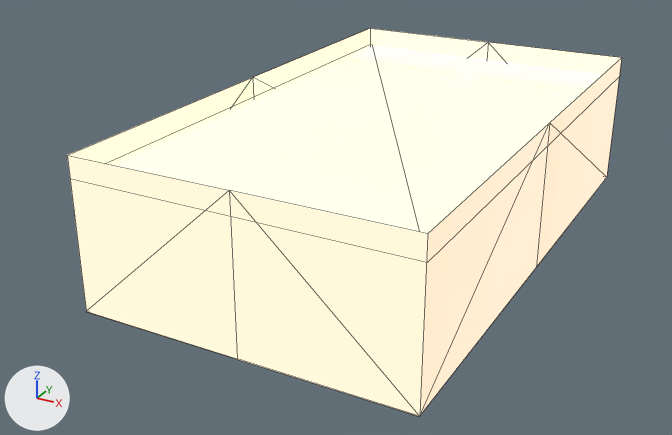
Renders of the glTF model public/models/SingleRoom.glb from each side of a commit.
Before and after are seen from a 50 mm camera at (5.92, -13.79, 6.45) aimed at (-0.78, -1.61, 0.36). The lights are fixed; the arrows at lower left show +X, +Y and +Z. Mesh edges are drawn as thin lines. Where no turn or scale is listed for an object, it has been applied to the vertices.
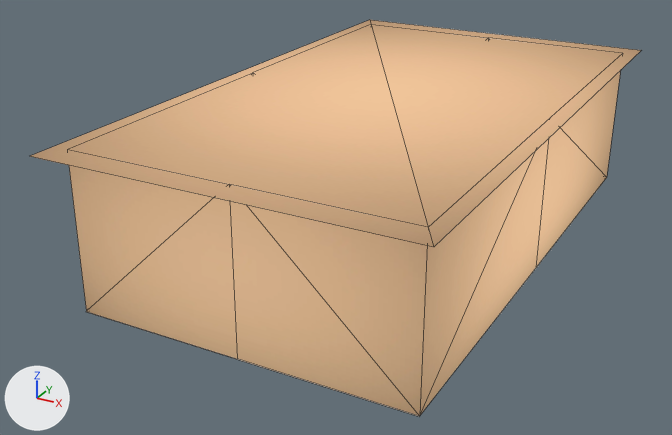
Changed parts and their boxes [x1, y1, x2, y2] in the pictures (672 x 435 px):
'polySurface104.004', added: after [30, 20, 641, 416]
'polySurface107', deleted: before [67, 28, 622, 416]
'polySurface104', deleted: before [107, 45, 621, 255]

What the commit changed:
Picture 'Wall' (img_wall) is new.
Material 'phong14.001' (mat_phong14_001) is new.
Uses the picture img_wall.
Mesh me_mesh_43_002 is new.
It has 20 vertices, 18 faces and spans x -3.02..2.64, y -5.76..3.94, z -0.65..1.8.
It uses material mat_phong14_001.
Object 'polySurface104' (ob_polysurface104) is deleted.
Object 'polySurface107' (ob_polysurface107) is deleted.
Object 'polySurface104.004' (ob_polysurface104_004) is new; it shows me_mesh_43_002.
Its location is (0.0, 0.0, 0.55).
